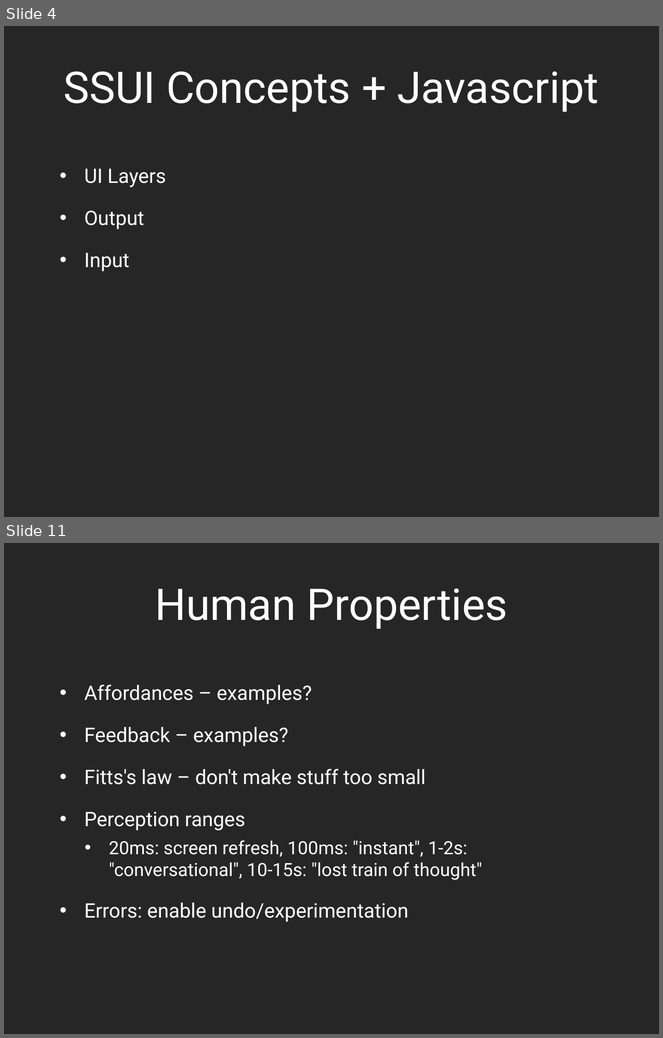
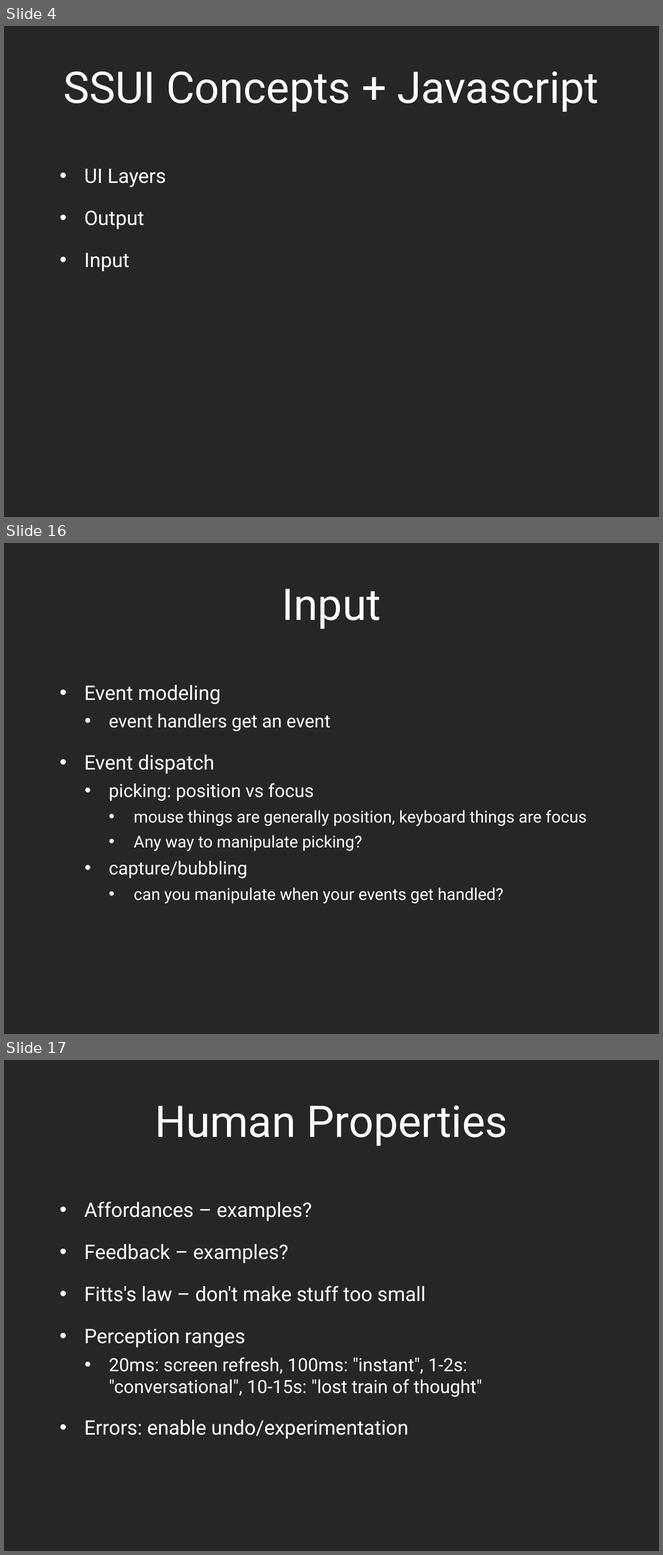
Before and after one commit to dantasse/ssuiweb2014, a slide deck: week13/week13.pptx. Shown one above the other, each under a label of ours: slides 4 and 11 before the commit, slides 4, 16 and 17 after it; the slides between them are not shown. The pictures are 663x1038 and 663x1555 pixels, drawn with LibreOffice and Linux fonts; fonts in the diff are those of the drawing. Boxes give left, top, right and bottom in pixels: in the first picture for what was removed or moved away, otherwise in the second. Text is boxed around its words. In the diff, an @@ line names an element or a change of style, - is before the commit and + after.

```diff
--- a/week13/week13.pptx
+++ b/week13/week13.pptx
@@ slide 16 added at (4, 543, 659, 1034), background #262626 @@
@@ title added at (282, 589, 381, 629), 48 pt, text #FFFFFF @@
+Input
@@ text added at (84, 685, 587, 904), 18 pt, text #FFFFFF @@
+• Event modeling
+  • event handlers get an event
+• Event dispatch
+  • picking: position vs focus
+    • mouse things are generally position, keyboard things are focus
+    • Any way to manipulate picking?
+  • capture/bubbling
+    • can you manipulate when your events get handled?
@@ what was slide 11 is now slide 17 @@
```
Also in this commit, not shown: 6 slides changed, 10 other slides added, 2 slides removed, 2 other files.
